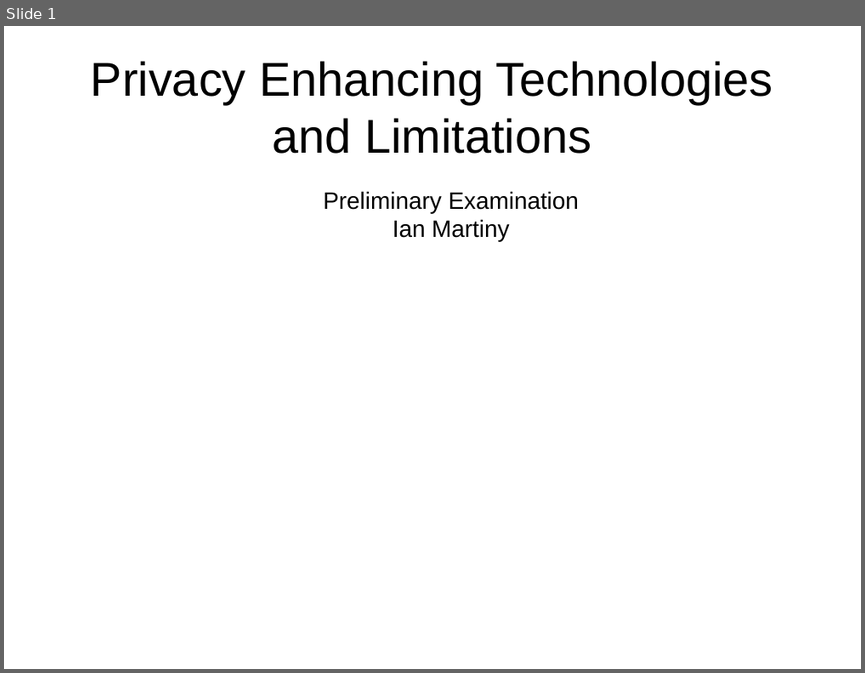
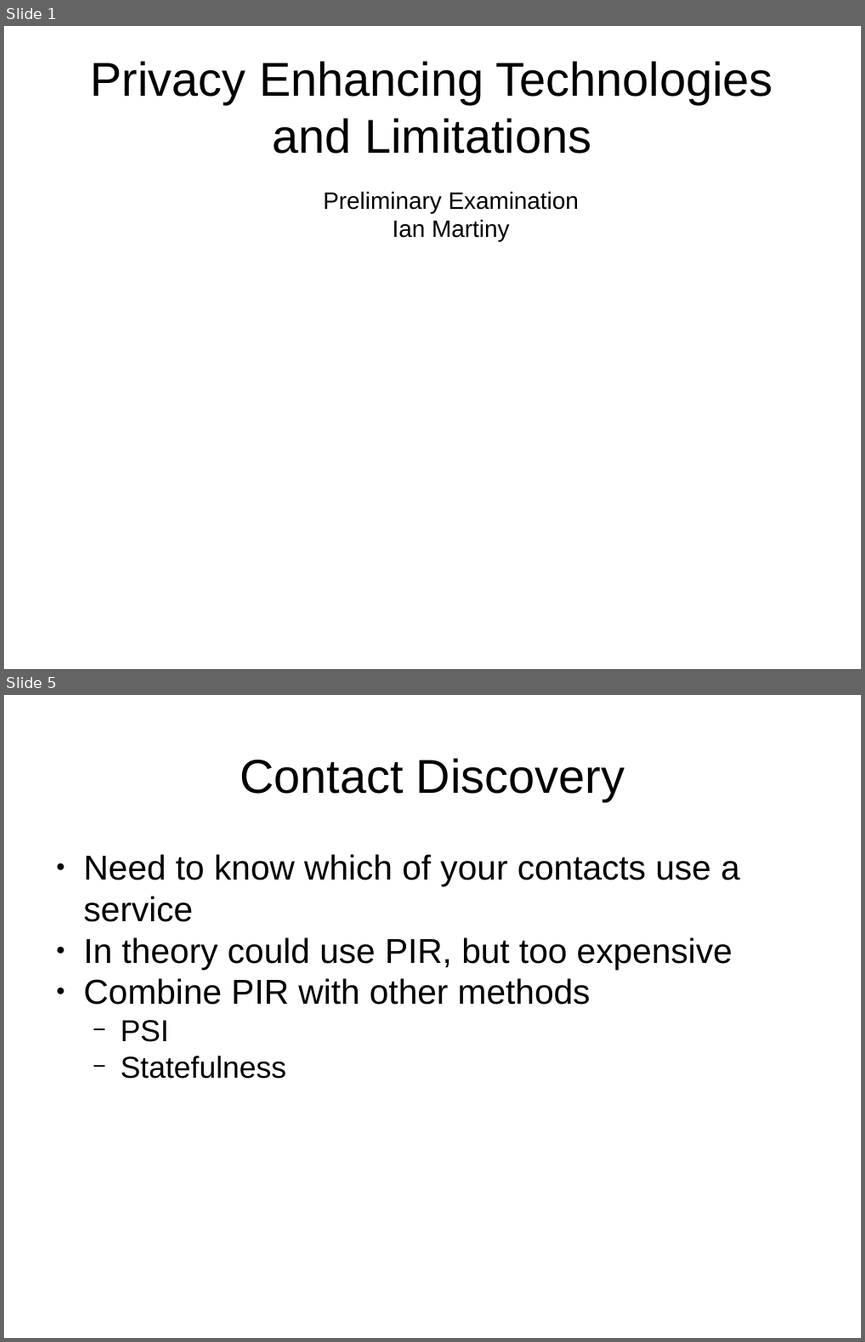
Before and after one commit to IanMartiny/prelim, a slide deck: slides/prelim.pptx. Shown one above the other, each under a label of ours: slide 1 before the commit, slides 1 and 5 after it; the slides between them are not shown. The pictures are 865x673 and 865x1342 pixels, drawn with LibreOffice and Linux fonts; fonts in the diff are those of the drawing. Boxes give left, top, right and bottom in pixels: in the first picture for what was removed or moved away, otherwise in the second. Text is boxed around its words. In the diff, an @@ line names an element or a change of style, - is before the commit and + after.

Commit message:
add privacy-contact discovery

```diff
--- a/slides/prelim.pptx
+++ b/slides/prelim.pptx
@@ slide 5 added at [4,695,861,1338], background #FFFFFF @@
@@ text added at [239,758,624,801], 44 pt, text #000000 @@
+Contact Discovery
@@ text added at [84,854,740,1078], 32 pt, text #000000 @@
+● Need to know which of your contacts use a service
+● In theory could use PIR, but too expensive
+● Combine PIR with other methods
+  − PSI
+  − Statefulness
```
Also in this commit, not shown: 2 other slides added, 1 slide removed, 2 other files.
